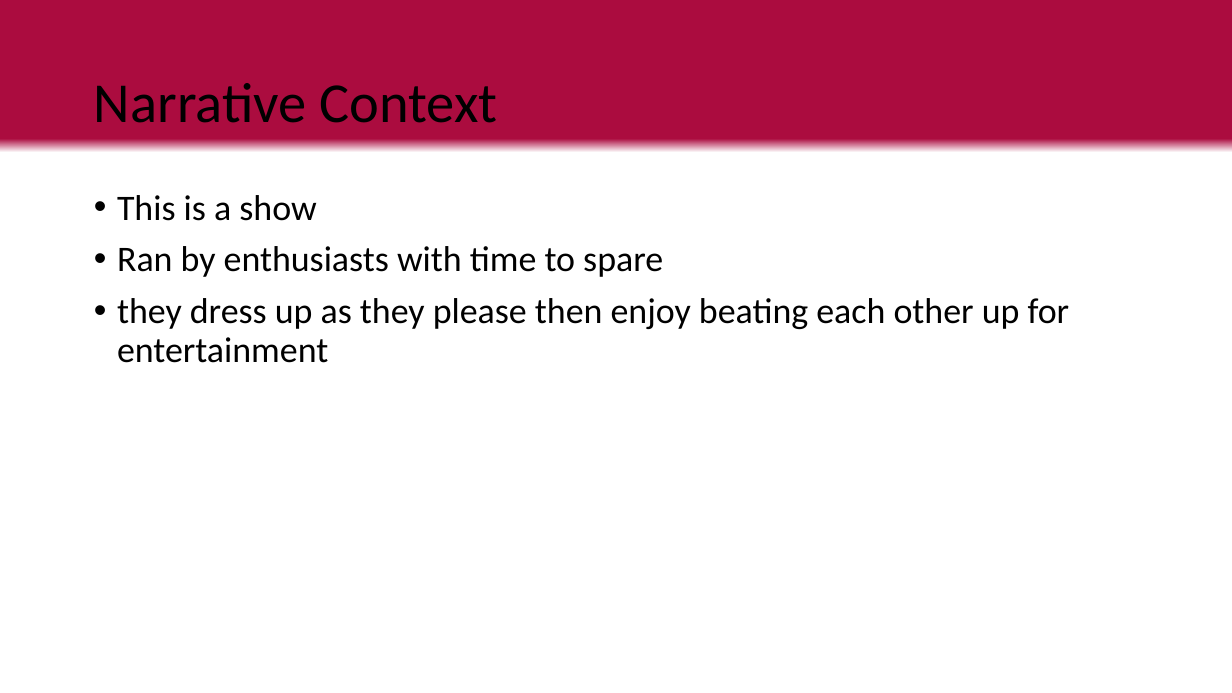
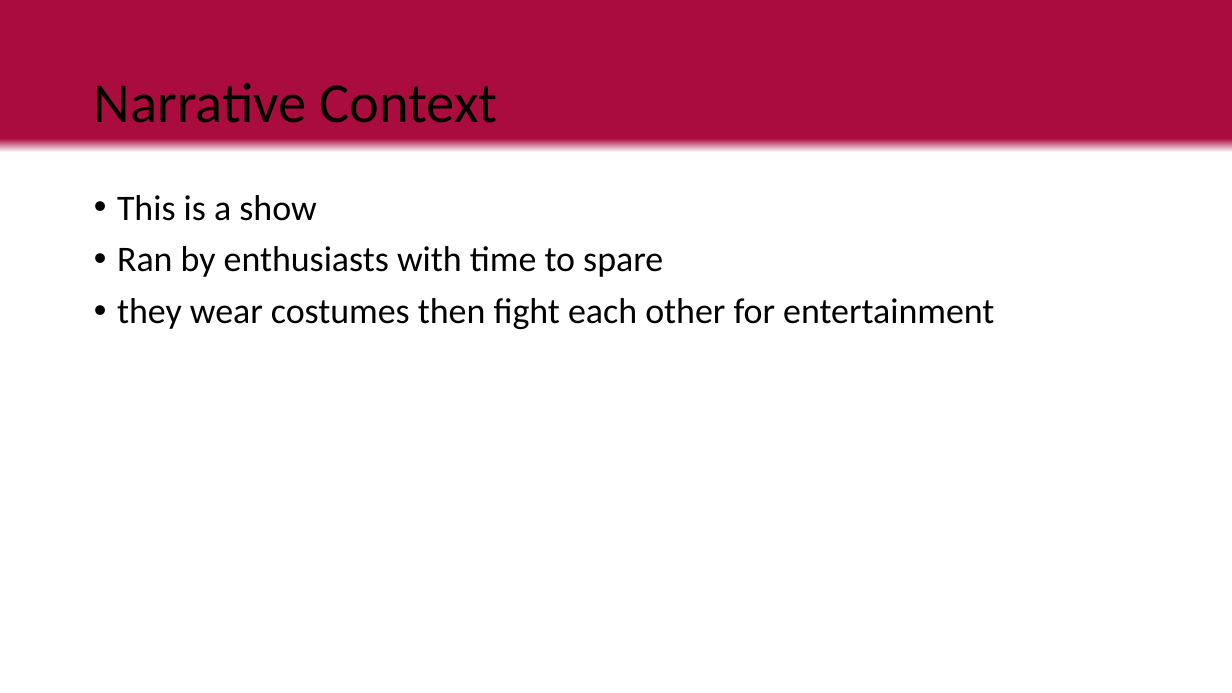
Before and after one commit to LuxRegem/Project_Clash-of-Cosplayers, a slide deck: slide 4 of Shared Documentation/Luke's Documents/Clash of Cos - Visual Pitch.pptx. Drawn at 1232x693 pixels with LibreOffice and Linux fonts; fonts in the diff are those of the drawing. Boxes give left, top, right and bottom in pixels: in the first picture for what was removed or moved away, otherwise in the second. Text is boxed around its words. In the diff, an @@ line names an element or a change of style, - is before the commit and + after.

```diff
--- a/Shared Documentation/Luke's Documents/Clash of Cos - Visual Pitch.pptx
+++ b/Shared Documentation/Luke's Documents/Clash of Cos - Visual Pitch.pptx
@@ text at bbox=[117, 298, 994, 329]: text changed @@
-• they dress up as they please then enjoy beating each other up for entertainment
+• they wear costumes then fight each other for entertainment
```
Also in this commit, not shown: 4 other slides changed, 2 slides added, 1 slide removed.
